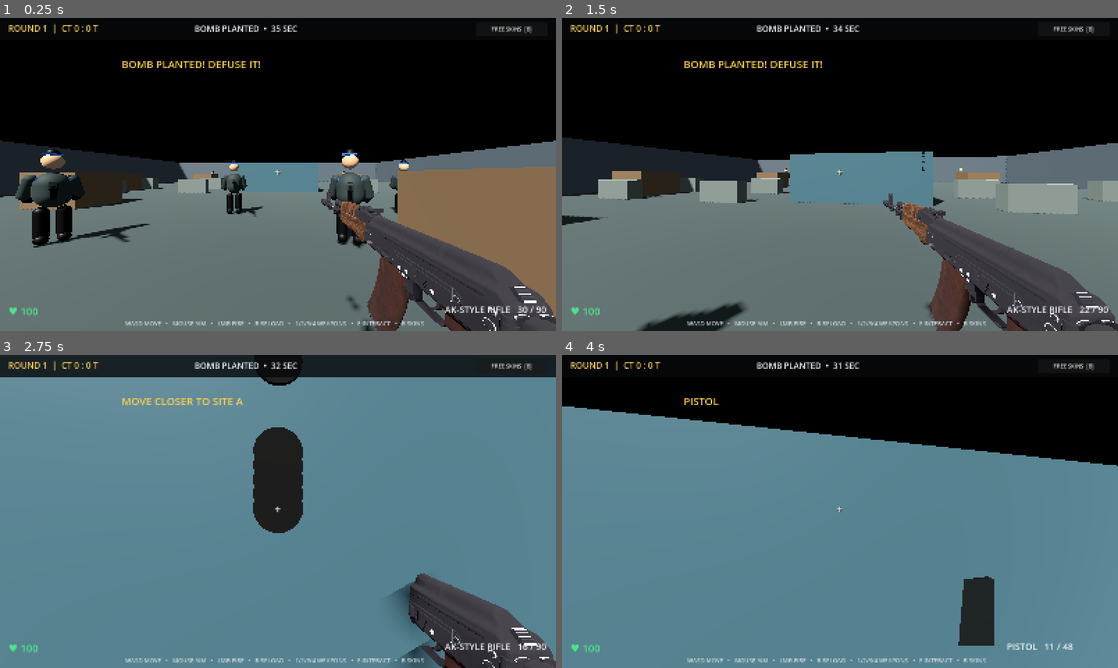
Above: before the commit, frames 1-4 (two rows, left to right).
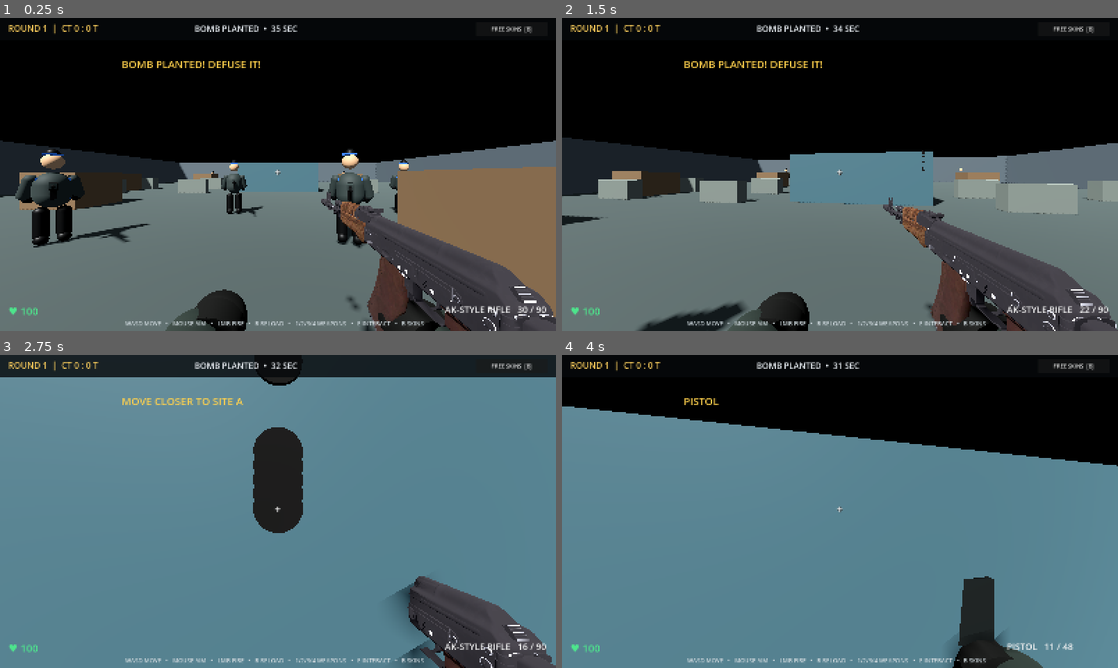
Above: after the commit, the same moments.

Repository: a89526425040-creator/ks2
Game: Godot game, scene res://Main.tscn
The game is run twice, just before and just after one commit, with the same random seed, the same clock (stepped at 60 frames per second) and the same inputs.
Inputs (mouse positions are in pixels of both pictures, inside the frame that each line leads up to):
- Up to frame 1 (0.25 s): no input
- Up to frame 2 (1.5 s): tap Enter at 0.5 s; move the mouse to (867, 174) at 0.52 s; press the mouse at (867, 174) at 0.53 s; hold W (move_forward) from 0.53 s (still down); tap Space (jump) at 0.77 s; move the mouse to (812, 174) at 1.27 s; release the mouse at (812, 174) at 1.28 s; click (812, 174) at 1.35 s
- Up to frame 3 (2.75 s): keep holding W (move_forward); tap Space (jump) at 1.52 s; move the mouse to (289, 505) at 2.02 s; press the mouse at (289, 505) at 2.03 s; tap E (interact) at 2.1 s
- Up to frame 4 (4 s): keep holding W (move_forward); move the mouse to (834, 517) at 2.77 s; release the mouse at (834, 517) at 2.78 s; tap 1 (weapon_1) at 2.85 s; tap Space (jump) at 3.02, 3.77 s; click (834, 517) at 3.05 s; move the mouse to (878, 514) at 3.52 s; hold 2 (weapon_2) from 3.53 s (still down); click (878, 514) at 3.8 s

The runs differ from the first frame. In frame 1, 1.9% of the frame differs, in the area x 29-81%, y 86-100%; in frame 2, 2.9%, in the area x 29-100%, y 56-100%; in frame 3, 0.7%; in frame 4, 1.0%.

Commit message:
Add first-person arms and firing recoil animation

Diff:
--- a/main.gd
+++ b/main.gd
@@ -35,6 +35,10 @@
 var player_speed := 7.2
 var player_velocity := Vector3.ZERO
 var weapon_view: Node3D
+var player_arms: Node3D
+var left_view_arm: Node3D
+var right_view_arm: Node3D
+var player_fire_kick := 0.0
 var weapon_magazine: MeshInstance3D
 var weapon_bolt: MeshInstance3D
 var imported_weapon: Node3D
@@ -261,6 +265,7 @@
 	_load_ak_weapon()
 	_create_reload_magazine()
 	_create_butterfly_knife()
+	_create_player_arms()
 
 func _load_ak_weapon() -> void:
 	# Load the supplied textured FBX. Keep the fallback visible until fitting succeeds.
@@ -375,6 +380,55 @@
 	parent.add_child(part)
 	return part
 
+
+
+func _create_player_arms() -> void:
+	player_arms = Node3D.new()
+	player_arms.name = "FirstPersonArms"
+	camera.add_child(player_arms)
+	var sleeve := StandardMaterial3D.new()
+	sleeve.albedo_color = Color(0.12, 0.15, 0.13)
+	sleeve.roughness = 0.86
+	var glove := StandardMaterial3D.new()
+	glove.albedo_color = Color(0.055, 0.062, 0.055)
+	glove.roughness = 0.68
+	for side in [-1, 1]:
+		var pivot := Node3D.new()
+		pivot.name = "LeftArmPivot" if side < 0 else "RightArmPivot"
+		pivot.position = Vector3(-0.18, -0.43, -0.36) if side < 0 else Vector3(0.39, -0.42, -0.34)
+		player_arms.add_child(pivot)
+		var forearm := MeshInstance3D.new()
+		var forearm_mesh := CapsuleMesh.new()
+		forearm_mesh.radius = 0.082
+		forearm_mesh.height = 0.58
+		forearm.mesh = forearm_mesh
+		forearm.rotation.x = PI * 0.5
+		forearm.rotation.z = -0.20 if side < 0 else 0.22
+		forearm.position = Vector3(0, -0.015, 0.10)
+		forearm.material_override = sleeve
+		pivot.add_child(forearm)
+		var cuff := MeshInstance3D.new()
+		var cuff_mesh := CylinderMesh.new()
+		cuff_mesh.top_radius = 0.085
+		cuff_mesh.bottom_radius = 0.085
+		cuff_mesh.height = 0.075
+		cuff.mesh = cuff_mesh
+		cuff.rotation.x = PI * 0.5
+		cuff.position = Vector3(0, -0.015, -0.13)
+		cuff.material_override = glove
+		pivot.add_child(cuff)
+		var hand := MeshInstance3D.new()
+		var hand_mesh := SphereMesh.new()
+		hand_mesh.radius = 0.085
+		hand_mesh.height = 0.15
+		hand.mesh = hand_mesh
+		hand.position = Vector3(0, -0.015, -0.19)
+		hand.material_override = glove
+		pivot.add_child(hand)
+		if side < 0:
+			left_view_arm = pivot
+		else:
+			right_view_arm = pivot
 
 
 func _create_butterfly_knife() -> void:
@@ -961,16 +1015,22 @@
 func _update_weapon(delta: float) -> void:
 	fire_clock = maxf(0, fire_clock-delta)
 	weapon_recoil = move_toward(weapon_recoil, 0.0, delta * 1.8)
+	player_fire_kick = move_toward(player_fire_kick, 0.0, delta * 5.5)
 	muzzle_clock = maxf(0.0, muzzle_clock - delta)
 	if weapon == 3:
+		if is_instance_valid(player_arms): player_arms.visible = false
 		if is_instance_valid(weapon_view): weapon_view.visible = false
 		_update_butterfly_knife(delta)
 		return
 	if is_instance_valid(weapon_view): weapon_view.visible = true
 	if is_instance_valid(weapon_view):
 		var bob := sin(Time.get_ticks_msec() * 0.012) * 0.006
-		weapon_view.position = Vector3(0.34, -0.28 + bob, -0.58 + weapon_recoil)
-		weapon_view.rotation = Vector3.ZERO
+		weapon_view.position = Vector3(0.34, -0.28 + bob - player_fire_kick * 0.035, -0.58 + weapon_recoil)
+		weapon_view.rotation = Vector3(-player_fire_kick * 0.12, 0.0, player_fire_kick * 0.035)
+		if is_instance_valid(player_arms):
+			player_arms.visible = true
+		if is_instance_valid(left_view_arm): left_view_arm.rotation.x = -player_fire_kick * 0.10
+		if is_instance_valid(right_view_arm): right_view_arm.rotation.x = -player_fire_kick * 0.16
 		if reload_clock > 0.0:
 			reload_elapsed += delta
 			var progress := clampf(reload_elapsed / maxf(reload_duration, 0.01), 0.0, 1.0)
@@ -1048,6 +1108,7 @@
 		return
 	ammo -= 1
 	fire_clock = fire_delays[weapon]
+	player_fire_kick = 1.0
 	weapon_recoil = minf(weapon_recoil + [0.075, 0.045, 0.14][weapon], 0.22)
 	muzzle_clock = 0.055
 	var from := camera.global_position
@@ -1133,6 +1194,7 @@
 func _select_weapon(index: int) -> void:
 	weapon = clampi(index,0,3)
 	if is_instance_valid(weapon_view): weapon_view.visible = weapon != 3
+	if is_instance_valid(player_arms): player_arms.visible = weapon != 3
 	if is_instance_valid(knife_view): knife_view.visible = weapon == 3
 	knife_inspecting = false
 	knife_attack_time = 0.0
